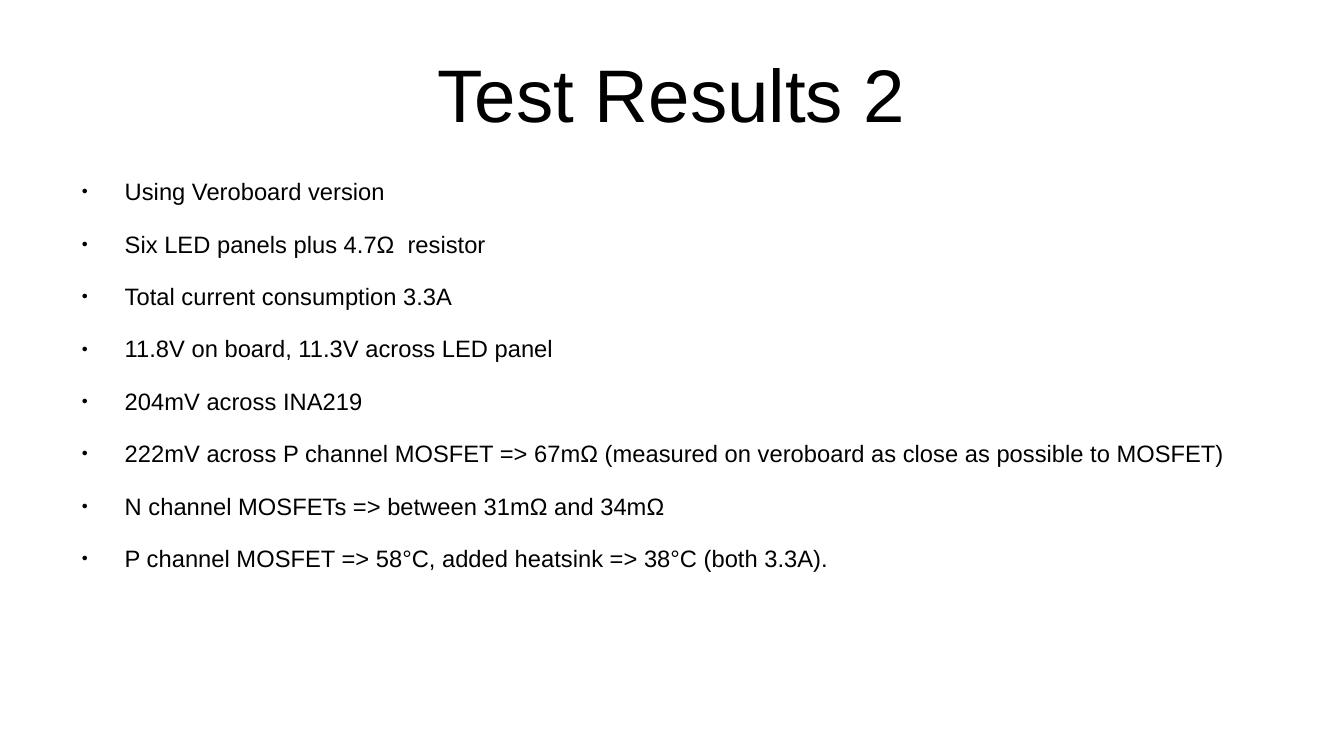
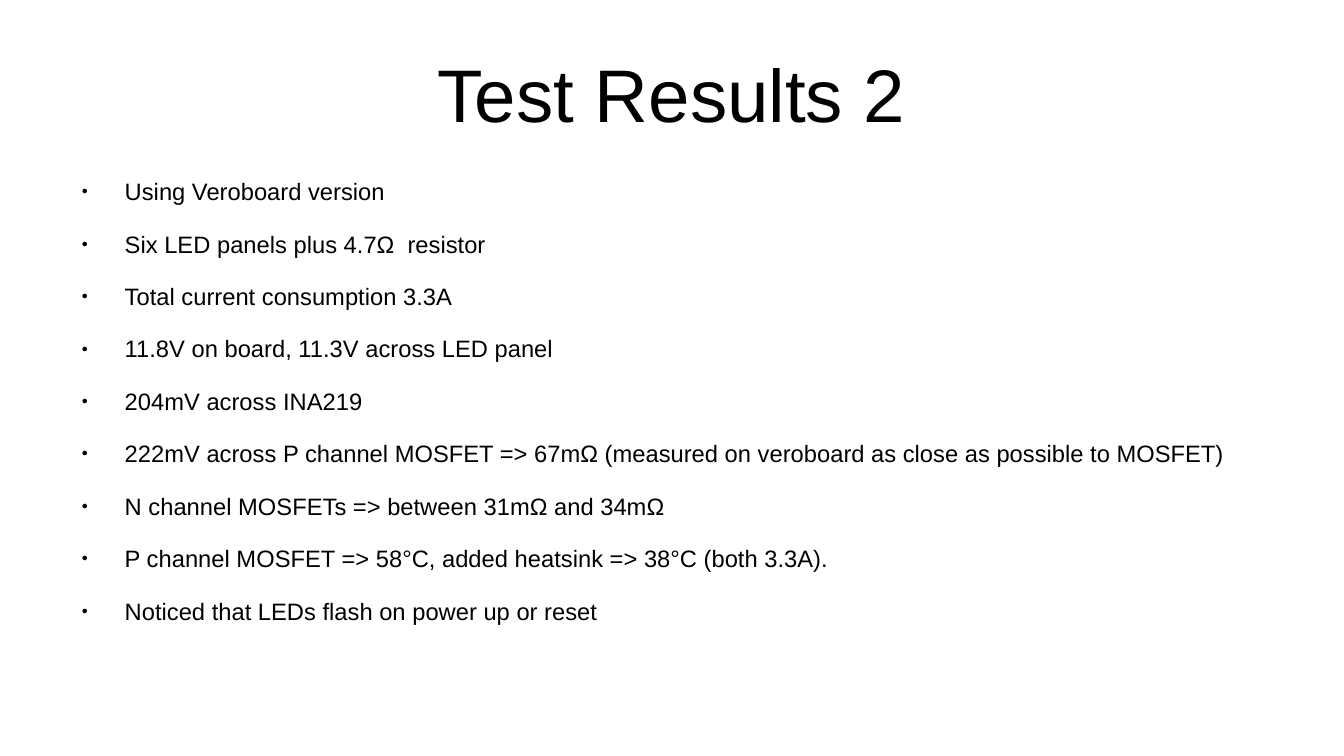
Before and after one commit to codewrite/COBHouseLights, a slide deck: slide 15 of doc/Presentation.pptx. Drawn at 1344x756 pixels with LibreOffice and Linux fonts; fonts in the diff are those of the drawing. Boxes give left, top, right and bottom in pixels: in the first picture for what was removed or moved away, otherwise in the second. Text is boxed around its words. In the diff, an @@ line names an element or a change of style, - is before the commit and + after.

```diff
--- a/doc/Presentation.pptx
+++ b/doc/Presentation.pptx
@@ text at <box>125,602,597,625</box>: paragraph added @@
+● Noticed that LEDs flash on power up or reset
```
Also in this commit, not shown: 1 other slide changed, 1 slide added, 1 slide removed, 1 other file.
